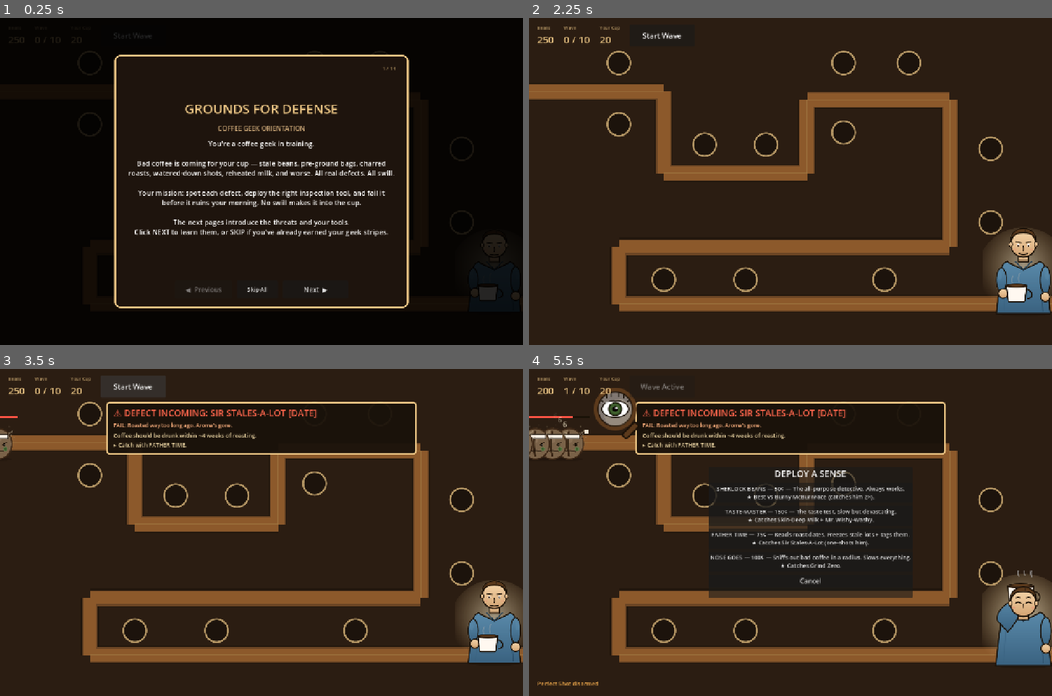
Above: before the commit, frames 1-4 (two rows, left to right).
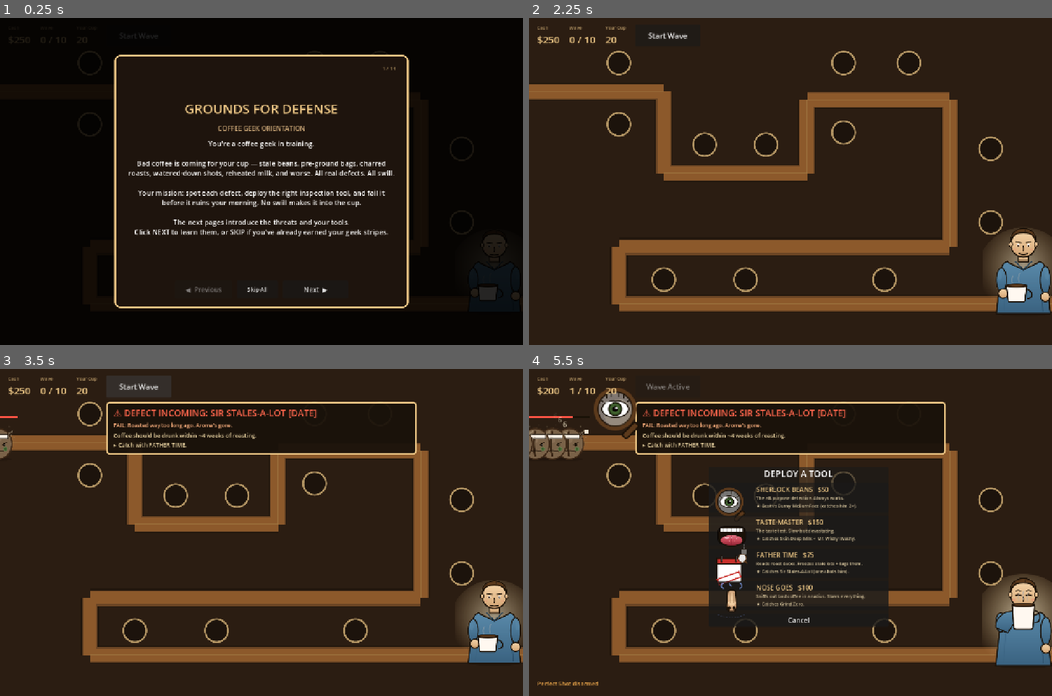
Above: after the commit, the same moments.

Repository: kanencoffee/grounds-for-defense-godot
Game: Godot game, scene res://scenes/main.tscn
Two runs of this game, one before a commit and one after it. Both use one fixed random seed, a clock stepped at 60 frames per second and the inputs below.
Inputs (mouse positions are in pixels of both pictures, inside the frame that each line leads up to):
- Up to frame 1 (0.25 s): no input
- Up to frame 2 (2.25 s): click "Start Wave" at 0.5 s; click "Start Wave" at 1.25 s; click "Skip All" at 2 s
- Up to frame 3 (3.5 s): click "Start Wave" at 2.75 s
- Up to frame 4 (5.5 s): tap Enter at 3.5 s; move the mouse to (617, 414) at 3.52 s; tap P at 3.6, 5.1 s; click (617, 414) at 3.67 s; click (811, 493) at 4.25 s, where only the run before the commit has a clickable "SHERLOCK BEANS — 50¢ — The al…"; move the mouse to (617, 473) at 5.02 s; click (617, 473) at 5.17 s

The runs differ from the first frame. In frame 1, less than 0.1% of the frame differs, in the area x 1-30%, y 4-8%; in frame 2, 0.3%; in frame 3, 0.3%; in frame 4, 6.9%, in the area x 1-98%, y 2-81%.

Commit message:
Tool picker now shows icon + name + cost ($); HUD uses $ instead of ¢; redrawn sip pose so cup rim sits at mouth

Diff:
--- a/assets/person-sip.svg
+++ b/assets/person-sip.svg
@@ -1,5 +1,5 @@
 <svg xmlns="http://www.w3.org/2000/svg" viewBox="0 0 192 240" width="192" height="240">
-  <!-- Person sipping happily — cup raised to mouth, eyes content -->
+  <!-- Person sipping happily — mug RIM at mouth, body hanging below (natural sip) -->
   <defs>
     <radialGradient id="halo4" cx="0.5" cy="0.4">
       <stop offset="0" stop-color="#fff5d6" stop-opacity="0.7"/>
@@ -15,12 +15,9 @@
     </linearGradient>
   </defs>
   <ellipse cx="96" cy="128" rx="120" ry="120" fill="url(#halo4)"/>
-  <!-- bigger steam (drinking it) -->
-  <path d="M 86 14 Q 80 4 88 -6" stroke="#aaa" stroke-width="3" fill="none" opacity="0.7"/>
-  <path d="M 100 12 Q 94 -2 104 -10" stroke="#aaa" stroke-width="3" fill="none" opacity="0.7"/>
-  <path d="M 116 16 Q 110 4 118 -6" stroke="#aaa" stroke-width="3" fill="none" opacity="0.7"/>
+  <!-- shadow -->
   <ellipse cx="96" cy="220" rx="64" ry="6" fill="#1a1108" opacity="0.45"/>
-  <!-- T-shirt body -->
+  <!-- T-shirt body (relaxed pose) -->
   <path d="M 44 116 L 32 220 L 160 220 L 148 116 Q 148 102 134 96 L 130 100 L 96 116 L 62 100 L 58 96 Q 44 102 44 116 Z" fill="url(#shirt2)" stroke="#1a1108" stroke-width="3"/>
   <path d="M 56 130 L 50 215" stroke="#3a6280" stroke-width="2" opacity="0.5"/>
   <path d="M 136 130 L 142 215" stroke="#1a3850" stroke-width="2" opacity="0.5"/>
@@ -28,37 +25,48 @@
   <!-- right arm relaxed -->
   <ellipse cx="148" cy="140" rx="12" ry="32" fill="url(#shirt2)" stroke="#1a1108" stroke-width="2.5"/>
   <circle cx="148" cy="180" r="11" fill="url(#skin4)" stroke="#1a1108" stroke-width="2.5"/>
-  <!-- LEFT arm raised up to the face holding the mug -->
-  <path d="M 36 116 Q 32 96 56 78 L 76 64 Q 80 60 86 64 L 88 92 Q 88 110 60 142 Z" fill="url(#shirt2)" stroke="#1a1108" stroke-width="2.5"/>
-  <!-- left hand behind/below mug -->
-  <circle cx="78" cy="60" r="9" fill="url(#skin4)" stroke="#1a1108" stroke-width="2.5"/>
-  <!-- coffee mug at face level (covers mouth) -->
-  <path d="M 60 36 L 64 78 Q 64 84 70 84 L 110 84 Q 116 84 116 78 L 120 36 Z" fill="#fff8f0" stroke="#1a1108" stroke-width="3"/>
-  <ellipse cx="90" cy="36" rx="30" ry="5" fill="#3d2817" stroke="#1a1108" stroke-width="2"/>
-  <ellipse cx="90" cy="34" rx="22" ry="2.5" fill="#5c3a1c"/>
-  <!-- handle on right side -->
-  <path d="M 120 48 Q 134 52 134 62 Q 134 72 120 72" fill="none" stroke="#1a1108" stroke-width="3"/>
+  <!-- HEAD (drawn first so mug overlaps lower face only) -->
   <!-- neck -->
-  <rect x="84" y="92" width="24" height="22" fill="url(#skin4)" stroke="#1a1108" stroke-width="2.5"/>
+  <rect x="84" y="76" width="24" height="22" fill="url(#skin4)" stroke="#1a1108" stroke-width="2.5"/>
+  <rect x="84" y="92" width="24" height="6" fill="#1a1108" opacity="0.3"/>
   <!-- head -->
-  <circle cx="96" cy="76" r="30" fill="url(#skin4)" stroke="#1a1108" stroke-width="3"/>
-  <ellipse cx="66" cy="76" rx="4" ry="6" fill="url(#skin4)" stroke="#1a1108" stroke-width="2"/>
-  <ellipse cx="126" cy="76" rx="4" ry="6" fill="url(#skin4)" stroke="#1a1108" stroke-width="2"/>
+  <circle cx="96" cy="56" r="30" fill="url(#skin4)" stroke="#1a1108" stroke-width="3"/>
+  <!-- ears -->
+  <ellipse cx="66" cy="56" rx="4" ry="6" fill="url(#skin4)" stroke="#1a1108" stroke-width="2"/>
+  <ellipse cx="126" cy="56" rx="4" ry="6" fill="url(#skin4)" stroke="#1a1108" stroke-width="2"/>
   <!-- hair -->
-  <path d="M 66 70 Q 64 42 96 38 Q 128 42 126 70 Q 124 56 110 50 Q 96 48 82 50 Q 68 56 66 70 Z" fill="#5c3a1c" stroke="#1a1108" stroke-width="2.5"/>
-  <path d="M 76 50 L 78 44 M 100 46 L 102 40 M 118 52 L 122 48" stroke="#3d2817" stroke-width="2" stroke-linecap="round"/>
-  <!-- closed-content eyes (^^ shape — happy) -->
-  <path d="M 78 76 Q 84 70 90 76" stroke="#1a1108" stroke-width="3" fill="none" stroke-linecap="round"/>
-  <path d="M 102 76 Q 108 70 114 76" stroke="#1a1108" stroke-width="3" fill="none" stroke-linecap="round"/>
-  <!-- relaxed eyebrows -->
-  <path d="M 78 64 Q 84 60 90 64" stroke="#1a1108" stroke-width="2" fill="none"/>
-  <path d="M 102 64 Q 108 60 114 64" stroke="#1a1108" stroke-width="2" fill="none"/>
+  <path d="M 66 50 Q 64 22 96 18 Q 128 22 126 50 Q 124 36 110 30 Q 96 28 82 30 Q 68 36 66 50 Z" fill="#5c3a1c" stroke="#1a1108" stroke-width="2.5"/>
+  <path d="M 76 30 L 78 24 M 100 26 L 102 20 M 118 32 L 122 28" stroke="#3d2817" stroke-width="2" stroke-linecap="round"/>
+  <!-- eyebrows (slightly raised, content) -->
+  <path d="M 78 48 Q 84 44 90 48" stroke="#1a1108" stroke-width="2" fill="none" stroke-linecap="round"/>
+  <path d="M 102 48 Q 108 44 114 48" stroke="#1a1108" stroke-width="2" fill="none" stroke-linecap="round"/>
+  <!-- happy closed eyes (^^ shape) -->
+  <path d="M 78 58 Q 84 54 90 58" stroke="#1a1108" stroke-width="3" fill="none" stroke-linecap="round"/>
+  <path d="M 102 58 Q 108 54 114 58" stroke="#1a1108" stroke-width="3" fill="none" stroke-linecap="round"/>
   <!-- nose (visible above mug) -->
-  <path d="M 96 78 Q 94 84 96 86" fill="#d4a574" stroke="#1a1108" stroke-width="1"/>
+  <path d="M 96 60 Q 94 68 96 72 Q 98 68 96 60" fill="#d4a574" stroke="#1a1108" stroke-width="1"/>
   <!-- pink contented cheeks -->
-  <ellipse cx="74" cy="86" rx="4" ry="3" fill="#e89b7a" opacity="0.7"/>
-  <ellipse cx="118" cy="86" rx="4" ry="3" fill="#e89b7a" opacity="0.7"/>
-  <!-- "Ahhh" indicator -->
-  <text x="146" y="58" font-family="serif" font-size="14" font-style="italic" fill="#f0c987" opacity="0.85">~</text>
-  <text x="156" y="68" font-family="serif" font-size="11" font-style="italic" fill="#f0c987" opacity="0.7">~</text>
+  <ellipse cx="74" cy="68" rx="4" ry="3" fill="#e89b7a" opacity="0.7"/>
+  <ellipse cx="118" cy="68" rx="4" ry="3" fill="#e89b7a" opacity="0.7"/>
+  <!-- LEFT arm raised forward (cup-holding) -->
+  <ellipse cx="44" cy="120" rx="12" ry="22" fill="url(#shirt2)" stroke="#1a1108" stroke-width="2.5"/>
+  <!-- forearm coming forward -->
+  <path d="M 32 132 Q 30 110 56 96 L 80 92 Q 86 96 82 110 L 60 144 Z" fill="url(#shirt2)" stroke="#1a1108" stroke-width="2.5"/>
+  <!-- wrist + hand -->
+  <circle cx="84" cy="100" r="9" fill="url(#skin4)" stroke="#1a1108" stroke-width="2.5"/>
+  <!-- COFFEE MUG: rim at mouth (~y=78), body hangs down to chest. -->
+  <!-- mug body -->
+  <path d="M 70 80 L 74 130 Q 74 136 80 136 L 112 136 Q 118 136 118 130 L 122 80 Z" fill="#fff8f0" stroke="#1a1108" stroke-width="3"/>
+  <!-- mug rim (top, where mouth is) -->
+  <ellipse cx="96" cy="80" rx="26" ry="4" fill="#3d2817" stroke="#1a1108" stroke-width="2"/>
+  <ellipse cx="96" cy="79" rx="20" ry="2" fill="#5c3a1c"/>
+  <!-- handle -->
+  <path d="M 122 92 Q 134 96 134 108 Q 134 120 122 120" fill="none" stroke="#1a1108" stroke-width="3"/>
+  <!-- steam from mug -->
+  <path d="M 86 70 Q 82 60 88 50" stroke="#aaa" stroke-width="2" fill="none" opacity="0.7"/>
+  <path d="M 96 68 Q 92 56 98 46" stroke="#aaa" stroke-width="2" fill="none" opacity="0.7"/>
+  <path d="M 106 70 Q 102 60 108 50" stroke="#aaa" stroke-width="2" fill="none" opacity="0.7"/>
+  <!-- "Ahhh" indicator (off to the side) -->
+  <text x="146" y="92" font-family="serif" font-size="14" font-style="italic" fill="#f0c987" opacity="0.85">~</text>
+  <text x="156" y="102" font-family="serif" font-size="11" font-style="italic" fill="#f0c987" opacity="0.7">~</text>
 </svg>
--- a/scripts/main.gd
+++ b/scripts/main.gd
@@ -335,7 +335,7 @@
 	elif kind == "tower":
 		title_lbl.text = p.name
 		title_lbl.add_theme_color_override("font_color", Color(0.5, 0.95, 0.7))
-		badge_lbl.text = "SPECIALTY: %s   |   COST: %d¢" % [str(p.specialty).to_upper(), p.cost]
+		badge_lbl.text = "SPECIALTY: %s   |   COST: $%d" % [str(p.specialty).to_upper(), p.cost]
 		badge_lbl.add_theme_color_override("font_color", Color(0.7, 0.9, 0.7))
 		body.text = p.blurb
 	elif kind == "ready":
@@ -562,7 +562,7 @@
 	top_bar.add_theme_constant_override("separation", 24)
 	canvas.add_child(top_bar)
 
-	beans_label = _stat_label("Beans", "250")
+	beans_label = _stat_label("Cash", "$250")
 	wave_label = _stat_label("Wave", "0 / 10")
 	hp_label = _stat_label("Your Cup", "20")
 	top_bar.add_child(beans_label.get_parent())
@@ -587,18 +587,56 @@
 	vb.add_theme_constant_override("separation", 8)
 	picker_panel.add_child(vb)
 	var title = Label.new()
-	title.text = "DEPLOY A SENSE"
+	title.text = "DEPLOY A TOOL"
 	title.add_theme_font_size_override("font_size", 22)
 	title.horizontal_alignment = HORIZONTAL_ALIGNMENT_CENTER
 	vb.add_child(title)
 	for k in TOWER_DEFS:
 		var d = TOWER_DEFS[k]
-		var b = Button.new()
-		b.text = "%s — %d¢ — %s" % [d.name, d.cost, d.blurb]
-		b.add_theme_font_size_override("font_size", 14)
-		b.custom_minimum_size = Vector2(380, 40)
-		b.pressed.connect(_on_pick_tower.bind(k))
-		vb.add_child(b)
+		var btn = Button.new()
+		btn.custom_minimum_size = Vector2(440, 72)
+		btn.add_theme_font_size_override("font_size", 13)
+		btn.pressed.connect(_on_pick_tower.bind(k))
+		# horizontal layout: [icon] [name+cost] [blurb]
+		var hb = HBoxContainer.new()
+		hb.add_theme_constant_override("separation", 12)
+		hb.position = Vector2(8, 4)
+		hb.size = Vector2(424, 64)
+		hb.mouse_filter = Control.MOUSE_FILTER_IGNORE
+		btn.add_child(hb)
+		# Icon
+		var icon_box = CenterContainer.new()
+		icon_box.custom_minimum_size = Vector2(64, 64)
+		icon_box.mouse_filter = Control.MOUSE_FILTER_IGNORE
+		hb.add_child(icon_box)
+		var icon = TextureRect.new()
+		icon.texture = textures.get(d.sprite)
+		icon.expand_mode = TextureRect.EXPAND_KEEP_SIZE
+		icon.stretch_mode = TextureRect.STRETCH_KEEP_ASPECT_CENTERED
+		icon.custom_minimum_size = Vector2(60, 60)
+		icon.mouse_filter = Control.MOUSE_FILTER_IGNORE
+		icon_box.add_child(icon)
+		# Right side: name/cost + blurb
+		var right = VBoxContainer.new()
+		right.add_theme_constant_override("separation", 2)
+		right.size_flags_horizontal = Control.SIZE_EXPAND_FILL
+		right.mouse_filter = Control.MOUSE_FILTER_IGNORE
+		hb.add_child(right)
+		var name_lbl = Label.new()
+		name_lbl.text = "%s   $%d" % [d.name, d.cost]
+		name_lbl.add_theme_font_size_override("font_size", 16)
+		name_lbl.add_theme_color_override("font_color", Color(0.94, 0.79, 0.53))
+		name_lbl.mouse_filter = Control.MOUSE_FILTER_IGNORE
+		right.add_child(name_lbl)
+		var blurb_lbl = Label.new()
+		blurb_lbl.text = d.blurb
+		blurb_lbl.add_theme_font_size_override("font_size", 11)
+		blurb_lbl.add_theme_color_override("font_color", Color(0.85, 0.78, 0.62))
+		blurb_lbl.autowrap_mode = TextServer.AUTOWRAP_WORD_SMART
+		blurb_lbl.custom_minimum_size = Vector2(340, 0)
+		blurb_lbl.mouse_filter = Control.MOUSE_FILTER_IGNORE
+		right.add_child(blurb_lbl)
+		vb.add_child(btn)
 	var cancel_btn = Button.new()
 	cancel_btn.text = "Cancel"
 	cancel_btn.pressed.connect(func(): picker_panel.visible = false)
@@ -680,7 +718,7 @@
 	t.queue_free()
 	Sfx.play("sell")
 	_update_hud()
-	_flash_info("Sold for %d¢" % int(def.cost * 0.6))
+	_flash_info("Sold for $%d" % int(def.cost * 0.6))
 
 func _on_start_wave():
 	if spawning or wave_active or game_over:
@@ -1068,7 +1106,7 @@
 	tw.tween_property(info_label, "modulate", Color(0.94,0.79,0.53,1), 1.5)
 
 func _update_hud():
-	beans_label.text = str(beans)
+	beans_label.text = "$" + str(beans)
 	wave_label.text = "%d / %d" % [wave_num, max_waves]
 	hp_label.text = str(hp)
 	if start_btn:
Not shown, added: assets/person-sip.svg.import
Not shown, added: assets/person-yuck.svg.import
Not shown, added: assets/person.svg.import
